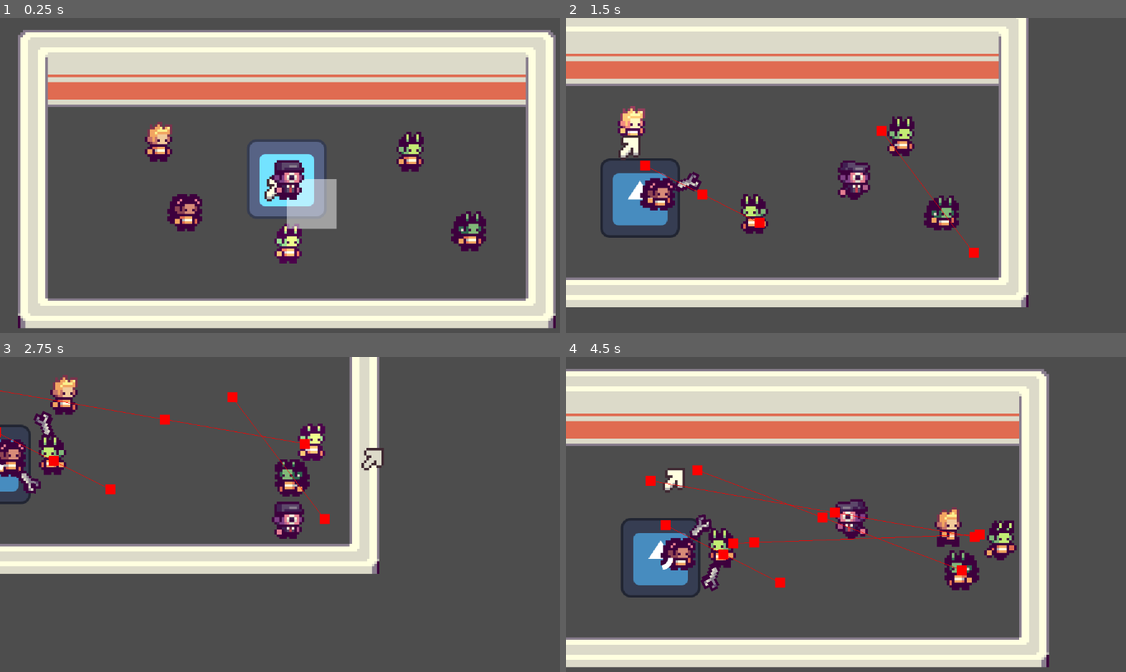
Above: before the commit, frames 1-4 (two rows, left to right).
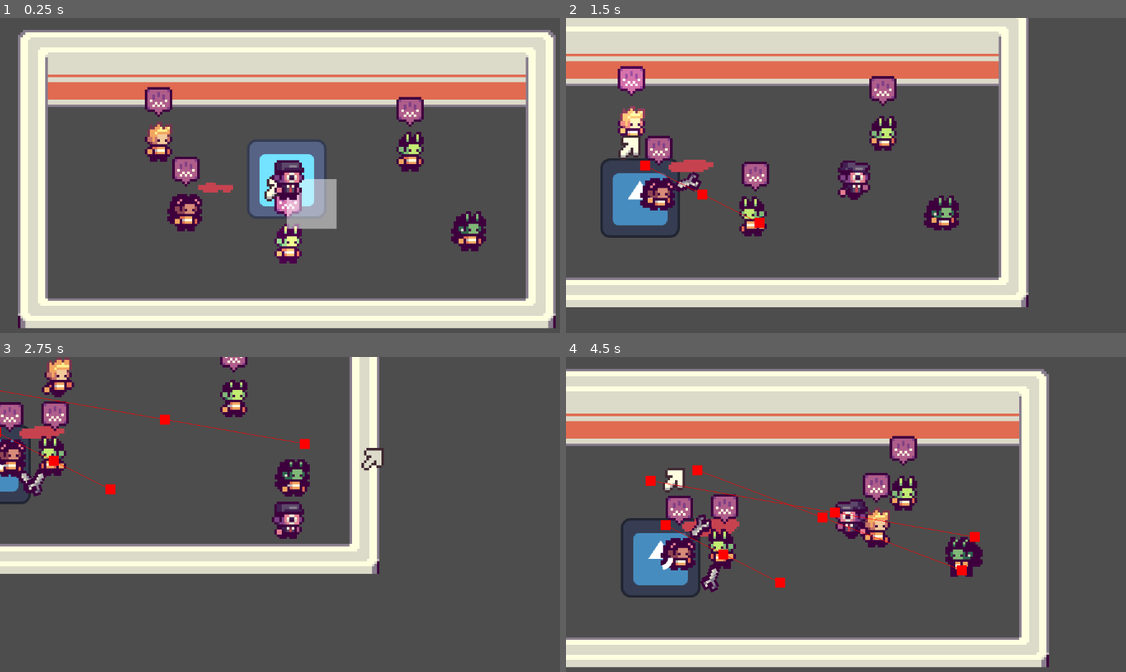
Above: after the commit, the same moments.

Repository: EEGAR1/summer-game-jam
Game: Godot game, scene res://scenes/main.tscn
Same seed, same stepped clock (60 frames per second), same inputs: the game is played once before the commit and once after it. The engine's default icon, where the game draws it, is replaced by a stand-in: a white triangle on a blue panel in a dark square.
Inputs (mouse positions are in pixels of both pictures, inside the frame that each line leads up to):
- Up to frame 1 (0.25 s): no input
- Up to frame 2 (1.5 s): move the mouse to (750, 210) at 0.52 s; press the mouse at (750, 210) at 0.53 s; hold D (move_right) 0.53-1.28 s; move the mouse to (638, 140) at 1.27 s; release the mouse at (638, 140) at 1.28 s; hold S (move_down) from 1.28 s (still down); click (638, 140) at 1.35 s
- Up to frame 3 (2.75 s): move the mouse to (386, 448) at 2.02 s; release S (move_down) at 2.03 s; press the mouse at (386, 448) at 2.03 s; hold D (move_right) from 2.03 s (still down)
- Up to frame 4 (4.5 s): move the mouse to (622, 454) at 2.77 s; release D (move_right) at 2.78 s; release the mouse at (622, 454) at 2.78 s; hold W (move_up) 2.78-3.53 s; click (622, 454) at 2.85 s; move the mouse to (846, 558) at 3.52 s; press the mouse at (846, 558) at 3.53 s; hold A (move_left) from 3.53 s (still down); move the mouse to (678, 470) at 4.27 s; release the mouse at (678, 470) at 4.28 s; click (678, 470) at 4.35 s

The runs differ from the first frame. In frame 1, 1.6% of the frame differs, in the area x 25-76%, y 21-64%; in frame 2, 3.1%; in frame 3, 3.5%; in frame 4, 4.8%, in the area x 17-81%, y 25-75%.

Commit message:
Beginnings of witness action

Diff:
--- a/scenes/classes/person.tscn
+++ b/scenes/classes/person.tscn
@@ -137,7 +137,7 @@
 [node name="EmotionManager" type="Node2D" parent="." unique_id=2139621875]
 script = ExtResource("3_litvv")
 emotion_update_sprites_pos = Array[int]([3, 3])
-emotion_update_sprites_neg = Array[int]([2, 2])
+emotion_update_sprites_neg = Array[int]([2, 4])
 
 [node name="AnimatedSprite2D" type="AnimatedSprite2D" parent="EmotionManager" unique_id=1761644411]
 position = Vector2(0, -17)
--- a/scenes/main.tscn
+++ b/scenes/main.tscn
@@ -11,6 +11,7 @@
 [ext_resource type="Script" uid="uid://def3uoeey2wqk" path="res://scripts/player.gd" id="7_o6xl0"]
 [ext_resource type="Texture2D" uid="uid://bq7eb0qibadev" path="res://ui/mouse.png" id="8_ya4ey"]
 [ext_resource type="SpriteFrames" uid="uid://bphy573855qul" path="res://people/player.tres" id="10_choun"]
+[ext_resource type="PackedScene" uid="uid://ddaa6cd7rv0ym" path="res://scenes/prefab/body.tscn" id="12_eb6dy"]
 
 [sub_resource type="NavigationPolygon" id="NavigationPolygon_lquwl"]
 vertices = PackedVector2Array(86, -26, 86, 38, -86, 38, -86, -26)
@@ -121,3 +122,6 @@
 [node name="Sprite2D" type="AnimatedSprite2D" parent="Player" unique_id=499369816]
 sprite_frames = ExtResource("10_choun")
 animation = &"idle"
+
+[node name="Body" parent="." unique_id=704243674 instance=ExtResource("12_eb6dy")]
+position = Vector2(-28, -3)
--- a/scenes/people/citizen.tscn
+++ b/scenes/people/citizen.tscn
@@ -15,6 +15,11 @@
 [ext_resource type="SpriteFrames" uid="uid://dvpak157ewoeo" path="res://people/citizen9.tres" id="10_rvppo"]
 [ext_resource type="SpriteFrames" uid="uid://crq3xkqroamqo" path="res://people/citizen10.tres" id="11_72hwm"]
 [ext_resource type="PackedScene" uid="uid://ctg1rxdx5dxg0" path="res://scenes/actions/kill_action.tscn" id="15_jbnel"]
+[ext_resource type="Script" uid="uid://cuxps3nej7tgj" path="res://scripts/witness_action.gd" id="16_caxg1"]
+[ext_resource type="Script" uid="uid://dkea7i4agqgtp" path="res://scripts/fov_area_2d.gd" id="17_rvppo"]
+
+[sub_resource type="CircleShape2D" id="CircleShape2D_caxg1"]
+radius = 80.0
 
 [node name="Citizen" unique_id=1228245065 instance=ExtResource("1_iyw6i")]
 
@@ -31,3 +36,12 @@
 [node name="IdleAction" parent="ActionManager" index="1" unique_id=230576655 instance=ExtResource("9_e2i7i")]
 
 [node name="KillAction" parent="ActionManager" index="2" unique_id=1662293383 instance=ExtResource("15_jbnel")]
+
+[node name="WitnessAction" type="Node2D" parent="ActionManager" index="3" unique_id=1444905977]
+script = ExtResource("16_caxg1")
+
+[node name="Area2D" type="Area2D" parent="ActionManager/WitnessAction" index="0" unique_id=831080005]
+script = ExtResource("17_rvppo")
+
+[node name="CollisionShape2D" type="CollisionShape2D" parent="ActionManager/WitnessAction/Area2D" index="0" unique_id=93901227]
+shape = SubResource("CircleShape2D_caxg1")
--- a/scenes/prefab/body.tscn
+++ b/scenes/prefab/body.tscn
@@ -1,6 +1,7 @@
 [gd_scene format=3 uid="uid://ddaa6cd7rv0ym"]
 
 [ext_resource type="Texture2D" uid="uid://2qyu7gr50xid" path="res://people/blood pool.png" id="1_pi4pf"]
+[ext_resource type="Script" uid="uid://tfi3ua1rtx6g" path="res://scripts/body.gd" id="1_wrv8k"]
 [ext_resource type="Script" uid="uid://dq3h118u1sas3" path="res://scripts/blood_pool.gd" id="2_wrv8k"]
 
 [sub_resource type="AtlasTexture" id="AtlasTexture_h6y3r"]
@@ -39,10 +40,16 @@
 "speed": 0.7
 }]
 
-[node name="Body" type="Node2D" unique_id=880125664]
+[sub_resource type="RectangleShape2D" id="RectangleShape2D_pi4pf"]
+
+[node name="Body" type="Area2D" unique_id=704243674]
+script = ExtResource("1_wrv8k")
 
 [node name="BloodPool" type="AnimatedSprite2D" parent="." unique_id=363065239]
 z_index = -1
 position = Vector2(0, 7)
 sprite_frames = SubResource("SpriteFrames_gv4vk")
 script = ExtResource("2_wrv8k")
+
+[node name="CollisionShape2D" type="CollisionShape2D" parent="." unique_id=1735101094]
+shape = SubResource("RectangleShape2D_pi4pf")
--- /dev/null
+++ b/scripts/body.gd
@@ -0,0 +1 @@
+class_name Body extends Area2D
--- /dev/null
+++ b/scripts/fov_area_2d.gd
@@ -0,0 +1,27 @@
+class_name FOVArea2D extends Area2D
+
+# Obv this is not a very realistic implementation but its fine for now. I dont want to code allat
+
+func get_fov_overlapping_areas():
+	var output : Array[Area2D]
+	for area in get_overlapping_areas():
+		var space_state = get_world_2d().direct_space_state
+		# use global coordinates, not local to node
+		var query = PhysicsRayQueryParameters2D.create(global_position, area.global_position)
+		var result = space_state.intersect_ray(query)
+		if result == {}: # Since raycasts cant collide with areas normally, if the raycast returns empty we can see the area
+			output.append(area)
+
+	return output
+
+func get_fov_overlapping_bodies():
+	var output : Array[Area2D]
+	for body in get_overlapping_bodies():
+		var space_state = get_world_2d().direct_space_state
+		# use global coordinates, not local to node
+		var query = PhysicsRayQueryParameters2D.create(global_position, body.global_position)
+		var result = space_state.intersect_ray(query)
+		if result.collider == body:
+			output.append(body)
+
+	return output
--- a/scripts/templates/action_template.gd
+++ b/scripts/templates/action_template.gd
@@ -1,12 +1,4 @@
 extends Action
-
-func _process(delta: float) -> void:
-	if _parent_is_ready():
-		_check_action(delta)
-	elif _is_current_action():
-		_while_acting(delta)
-	else:
-		_no_action(delta)
 
 func _check_action(delta : float) -> void: # Should use `set_action()` to set this as the current action
 	pass
@@ -17,12 +9,12 @@
 func _no_action(delta : float) -> void: # Plays when there is no action
 	pass
 
-# Delete me in the final version of the action
+# Delete me in the final version of the action; this is just to see what it does
 func set_action() -> void: # Use this to set this action as the current action. And yeah, it sets the state to using action, so be careful
 	parent.current_state = Person.STATE.USINGACTION
 	current_action = self
 
-# Delete me in the final version of the action
+# Delete me in the final version of the action; this is just to see what it does
 func remove_action() -> void: # Use this to remove whatever the current action is right now
 	if current_action == self:
 		current_action = null
--- /dev/null
+++ b/scripts/witness_action.gd
@@ -0,0 +1,21 @@
+extends Action
+
+@onready var area_2d: FOVArea2D = $Area2D
+@onready var emotion_manager: EmotionManager = $"../../EmotionManager"
+
+var seen_bodies : Array[Body] = []
+func _check_action(delta : float) -> void: # Should use `set_action()` to set this as the current action
+	for body in area_2d.get_fov_overlapping_areas().filter(func(x): return x is Body):
+		if not body in seen_bodies:
+			seen_bodies.append(body)
+			set_action()
+
+func _while_acting(delta : float) -> void: # Plays while acting
+	emotion_manager.show_emotion(EmotionManager.EMOTION_TYPE.TRUST, false)
+	remove_action()
+
+func _no_action(delta : float) -> void: # Plays when there is no action
+	pass
+
+func _parent_is_ready() -> bool: # This function returns `true` to check the current action and should be `false` when actually acting to stop other actions from happening in its place
+	return !_is_current_action() # Always be able to act
Not shown, added: scripts/body.gd.uid
Not shown, added: scripts/fov_area_2d.gd.uid
Not shown, added: scripts/witness_action.gd.uid
